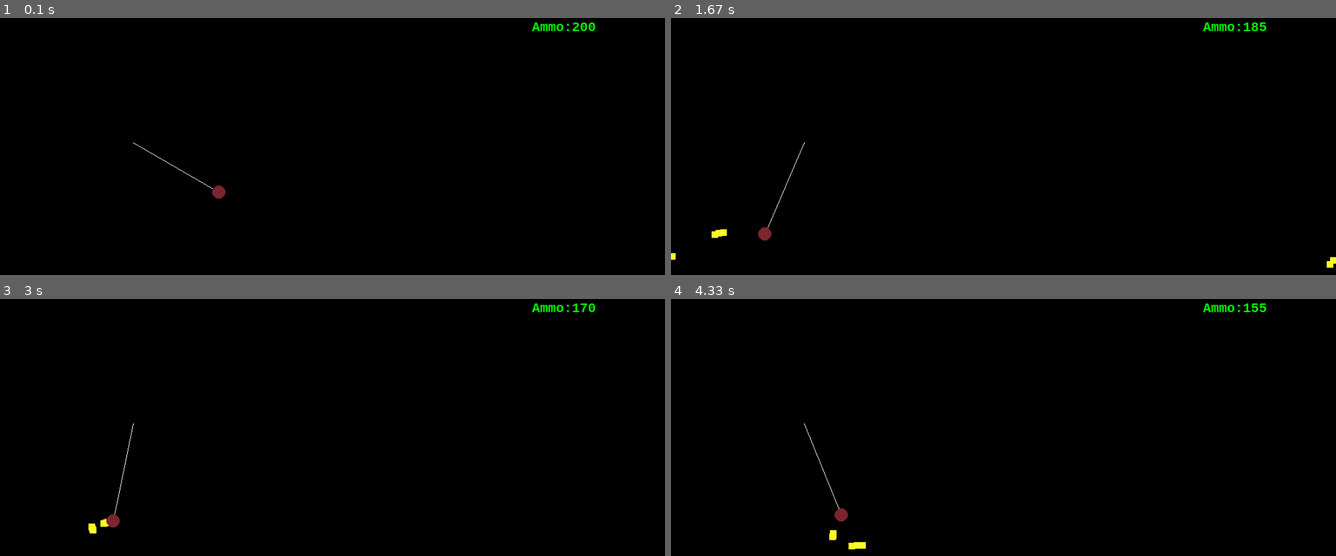
Above: before the commit, frames 1-4 (two rows, left to right).
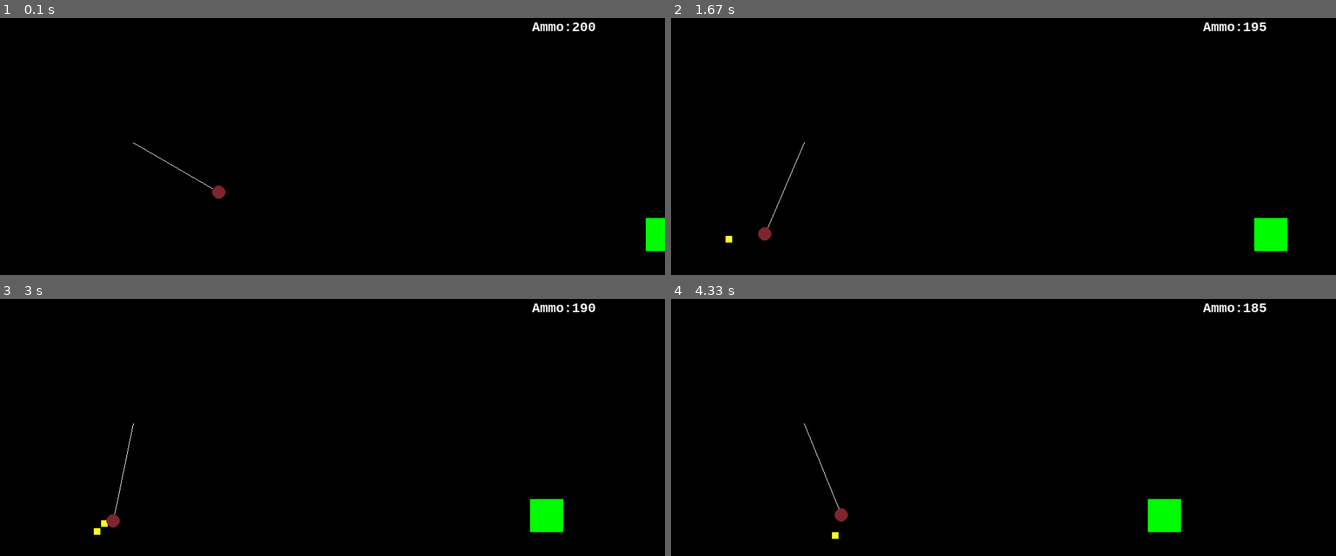
Above: after the commit, the same moments.

Repository: donfuge/pendulum
Game: pygame game, started from pygame_pendulum.py
Two runs of this game, one before a commit and one after it. Both use one fixed random seed, a clock stepped at 60 frames per second and the inputs below.
Inputs:
- Up to frame 1 (0.1 s): no input
- Up to frame 2 (1.67 s): tap Space at 0.33, 0.73, 1.03, 1.23, 1.53 s; hold Right 0.67-1.13 s; hold Right 1.17-1.63 s
- Up to frame 3 (3 s): hold Left 1.67-2.2 s; tap Space at 1.73, 2.03, 2.3, 2.6, 2.73 s; hold Left 2.23-2.63 s; hold Right from 2.67 s (still down)
- Up to frame 4 (4.33 s): tap Space at 3.03, 3.4, 3.7, 3.9, 4.2 s; release Right at 3.3 s; hold Left 3.33-3.8 s; hold Right 3.83-4.3 s

The runs differ from the first frame. In frame 1, 0.6% of the frame differs, in the area x 80-100%, y 1-91%; in frame 2, 1.0%, in the area x 0-100%, y 1-98%; in frame 3, 1.0%; in frame 4, 1.0%.

Commit message:
added enemies, added death

Diff:
--- a/pygame_pendulum.py
+++ b/pygame_pendulum.py
@@ -21,22 +21,52 @@
 G = - 0.1
 P_YVEL = -10
 
+
+class Enemy(pygame.sprite.Sprite):
+    def __init__(self, size=(50, 50), pos=vec(10, 400), color=(0, 255, 0), vel=vec(0, 0)):
+        super().__init__()
+        self.surf = pygame.Surface(size)
+        self.color = color
+        self.surf.fill(self.color)
+        self.rect = self.surf.get_rect(center=pos)
+        self.health = 100.0
+        self.pos = pos
+        self.vel = vel
+        # self.vel.y = P_YVEL
+        self.acc = vec(0, 0)
+        self.representation = self.rect
+
+    def move(self, **kwargs):
+
+        self.pos += self.vel
+
+        if self.pos.x > WIDTH:
+            self.pos.x = 0
+        if self.pos.x < 0:
+            self.pos.x = WIDTH
+
+        self.rect.midbottom = self.pos
+    def hit(self, hitpoints = 1):
+        self.health -= hitpoints
+        if self.health >= 0:
+            self.color = (0,self.health /100 * 255,0)
+            self.surf.fill(self.color)
+
 class Projectile(pygame.sprite.Sprite):
-    def __init__(self, size=(10,10), pos = (10,400), color = (255,255,40), vel = (0,0)):
+    def __init__(self, size=(10, 10), pos=vec(10, 400), color=(255, 255, 40), vel=vec(0, 0)):
         super().__init__()
         self.surf = pygame.Surface(size)
         self.surf.fill(color)
-        self.rect = self.surf.get_rect(center = pos)
+        self.rect = self.surf.get_rect(center=pos)
 
         self.pos = pos
-        self.vel = 2 * vel
+        self.vel = 1.5 * vel  # boosting the projectiles
         # self.vel.y = P_YVEL
-        self.acc = vec(0,0)
+        self.acc = vec(0, 0)
         self.representation = self.rect
 
     def move(self, **kwargs):
-        self.acc = vec(0,0)
-
+        self.acc = vec(0, 0)
 
         self.acc.x += self.vel.x * (-1) * PROJ_FRIC
         self.acc.y += self.vel.y * (-1) * PROJ_FRIC - G
@@ -50,27 +80,28 @@
 
         self.rect.midbottom = self.pos
 
+
 class Pendulum(pygame.sprite.Sprite):
-    def __init__(self, pygame_screen, size=(400,400), pos = (200,200), color = (128,255,40), vel = (0,0), L = 150, theta = np.pi/3):
+    def __init__(self, pygame_screen, size=(20, 20), center_pos=(200, 200), color=(128, 255, 40), vel=(0, 0), L=150, theta=np.pi/3):
         super().__init__()
         self.surf = pygame.Surface(size)
         # self.surf.fill(color)
-        self.surf.fill((255,255,255))
-        self.pos = vec(pos)
+        self.surf.fill((255, 255, 255))
+        self.center_pos = vec(center_pos)
         self.L = L
         self.theta = theta
         self.theta_dot = 0
         self.pygame_screen = pygame_screen
 
-        self.circle_pos = vec(0,0)
-
-        self.circle_pos.x = self.pos.x + self.L * np.sin(self.theta)
-        self.circle_pos.y = self.pos.y + self.L * np.cos(self.theta)
-
-        self.rect =  self.surf.get_rect(center = self.pos)
+        self.circle_pos = vec(0, 0)
+
+        self.circle_pos.x = self.center_pos.x + self.L * np.sin(self.theta)
+        self.circle_pos.y = self.center_pos.y + self.L * np.cos(self.theta)
+
+        self.rect = self.surf.get_rect(center=self.circle_pos)
         self.circle = pygame.draw
 
-        self.vel = vec(0,0)
+        self.vel = vec(0, 0)
         self.vel.x = self.L * self.theta_dot * np.cos(self.theta)
         self.vel.y = self.L * self.theta_dot * (-1) * np.sin(self.theta)
 
@@ -83,76 +114,69 @@
         return dydt
 
     def move(self, pressed_keys):
-        self.acc = vec(0,0)
-
+        self.acc = vec(0, 0)
 
         if pressed_keys[pygame.K_LEFT]:
             self.theta_dot -= ACC
         if pressed_keys[pygame.K_RIGHT]:
             self.theta_dot += ACC
 
-        y = np.asarray( [self.theta, self.theta_dot] )
-
-        dydt =  self.pend( y, 0, 0, 1e-3)
+        y = np.asarray([self.theta, self.theta_dot])
+
+        dydt = self.pend(y, 0, 0, 1e-3)
 
         dydt = np.asarray(dydt)
 
         delta_t = 1
 
-        y += dydt *  delta_t # Euler update
-
-        # self.acc.x += self.vel.x * (-1) * FRIC
-        # self.vel += self.acc
-        # self.pos += self.vel + 0.5 * self.acc
-
-        # if self.pos.x > WIDTH:
-        #     self.pos.x = 0
-        # if self.pos.x < 0:
-        #     self.pos.x = WIDTH
+        y += dydt * delta_t  # Euler update
 
         self.theta = y[0]
         self.theta_dot = y[1]
-        self.circle_pos.x = self.pos.x + self.L * np.sin(self.theta)
-        self.circle_pos.y = self.pos.y + self.L * np.cos(self.theta)
+        self.circle_pos.x = self.center_pos.x + self.L * np.sin(self.theta)
+        self.circle_pos.y = self.center_pos.y + self.L * np.cos(self.theta)
 
         self.vel.x = self.L * self.theta_dot * np.cos(self.theta)
         self.vel.y = self.L * self.theta_dot * (-1) * np.sin(self.theta)
 
+        self.rect = self.surf.get_rect(center = self.circle_pos)
 
     def draw(self):
-      pygame.draw.line(self.pygame_screen, (255,255,255), self.rect.center,
-                       (int(self.circle_pos.x),int(self.circle_pos.y)),1)
-      pygame.draw.circle(self.pygame_screen, (128, 40, 50),
-                         (int(self.circle_pos.x),int(self.circle_pos.y)), 10)
-
-      # self.pygame_screen.blit(self.surf, self.circle)
+        pygame.draw.line(self.pygame_screen, (255, 255, 255), self.center_pos,
+                         (int(self.circle_pos.x), int(self.circle_pos.y)), 1)
+        pygame.draw.circle(self.pygame_screen, (128, 40, 50),
+                           (int(self.circle_pos.x), int(self.circle_pos.y)), 10)
+        # self.pygame_screen.blit(self.surf, self.circle)
 
 
 class PygView(object):
-
 
     def __init__(self, width=640, height=400, fps=30):
         """Initialize pygame, window, background, font,...
         """
         pygame.init()
-        pygame.display.set_caption("Press Left/Right to control the pendulum, SPACE to shoot, ESC to quit")
+        pygame.display.set_caption(
+            "Press Left/Right to control the pendulum, SPACE to shoot, ESC to quit")
         self.width = width
         self.height = height
         #self.height = width // 4
-        self.screen = pygame.display.set_mode((self.width, self.height), pygame.DOUBLEBUF)
+        self.screen = pygame.display.set_mode(
+            (self.width, self.height), pygame.DOUBLEBUF)
         self.background = pygame.Surface(self.screen.get_size()).convert()
         self.clock = pygame.time.Clock()
         self.fps = fps
         self.playtime = 0.0
+        self.holdoff = 0.1  # holdoff time between shots
+        self.last_shot = 0.0
         self.font = pygame.font.SysFont('mono', 20, bold=True)
         self.pendulum = Pendulum(self.screen)
         self.all_sprites = pygame.sprite.Group()
         # self.all_sprites.add(self.pendulum)
         self.projectile_no = 0
         self.projectile_no_max = 200
-        self.projectiles = []
-
-
+        self.projectiles = pygame.sprite.Group()
+
+        self.enemies = pygame.sprite.Group()
 
     def run(self):
         """The mainloop
@@ -174,47 +198,88 @@
             pygame.display.flip()
             self.screen.blit(self.background, (0, 0))
 
+            # spawn enemy
+            if len(self.enemies) == 0:
+                new_enemy = Enemy(
+                    pos=vec(self.width, self.pendulum.circle_pos.y + np.random.randint(-100, 100)), vel=vec(-1, 0))
+                self.enemies.add(new_enemy)
+                self.all_sprites.add(new_enemy)
+
             # event handling (key press)
             pressed_keys = pygame.key.get_pressed()
 
-            # launch projectile if SPACE is pressed
-            # TODO: destroy projectiles
-
-            if pressed_keys[pygame.K_SPACE] and self.projectile_no < self.projectile_no_max:
-              self.projectile_no += 1
-              new_projectile = Projectile(pos = self.pendulum.circle_pos.xy, vel = self.pendulum.vel.xy)
-              self.all_sprites.add(new_projectile)
-              self.projectiles.append(new_projectile)
+
+
+        # launch projectile if SPACE is pressed
+
+            if pressed_keys[pygame.K_SPACE] and self.projectile_no < self.projectile_no_max and self.playtime - self.last_shot >= self.holdoff:
+
+                self.projectile_no += 1
+                new_projectile = Projectile(
+                    pos=self.pendulum.circle_pos.xy, vel=self.pendulum.vel.xy)
+                self.projectiles.add(new_projectile)
+                self.all_sprites.add(new_projectile)
+
+                self.last_shot = self.playtime
 
             # move the pendulum and the projectiles (physics)
 
             self.pendulum.move(pressed_keys)
 
+            # collision: check if any enemies hit the pendulum
+            collided = pygame.sprite.spritecollide(self.pendulum, self.enemies, dokill = False)
+
+            if collided:
+                running = False
+
             for proj in self.projectiles:
-              proj.move()
+                proj.move()
+
+                # destroy projectiles
+                if proj.pos.y >= self.height - 10:
+                    self.projectiles.remove(proj)
+                    self.all_sprites.remove(proj)
+
+            for enemy in self.enemies:
+                enemy.move()
+
+                # collisions: check if hit by projectile(s)
+
+                collided = pygame.sprite.spritecollideany(
+                    enemy, self.projectiles)
+
+                if collided:
+                    enemy.hit(50)
+                    self.projectiles.remove(collided)
+                    self.all_sprites.remove(collided)
+                if enemy.health <= 0:
+                    self.all_sprites.remove(enemy)
+                    self.enemies.remove(enemy)
+
 
             # draw all entities (pendulum, projectiles)
 
             for entity in self.all_sprites:
-              self.screen.blit(entity.surf, entity.representation)
+                self.screen.blit(entity.surf, entity.representation)
 
             self.pendulum.draw()
-            self.draw_text("Ammo:{}".format(self.projectile_no_max - self.projectile_no), pos = (self.width - 200, 15))
+            self.draw_text("Ammo:{}".format(
+                self.projectile_no_max - self.projectile_no), pos=(self.width - 200, 15))
 
         pygame.quit()
 
-
-    def draw_text(self, text, pos = None):
+    def draw_text(self, text, pos=None):
         """Center text in window
         """
-        fw, fh = self.font.size(text) # fw: font width,  fh: font height
-        surface = self.font.render(text, True, (0, 255, 0))
+        fw, fh = self.font.size(text)  # fw: font width,  fh: font height
+        surface = self.font.render(text, True, (255, 255, 255))
         if pos == None:
-          pos = ((self.width - fw) // 2, (self.height - fh) // 2)
+            pos = ((self.width - fw) // 2, (self.height - fh) // 2)
         # // makes integer division in python3
-        self.screen.blit(surface, pos )
+        self.screen.blit(surface, pos)
 
 ####
+
 
 if __name__ == '__main__':
 
